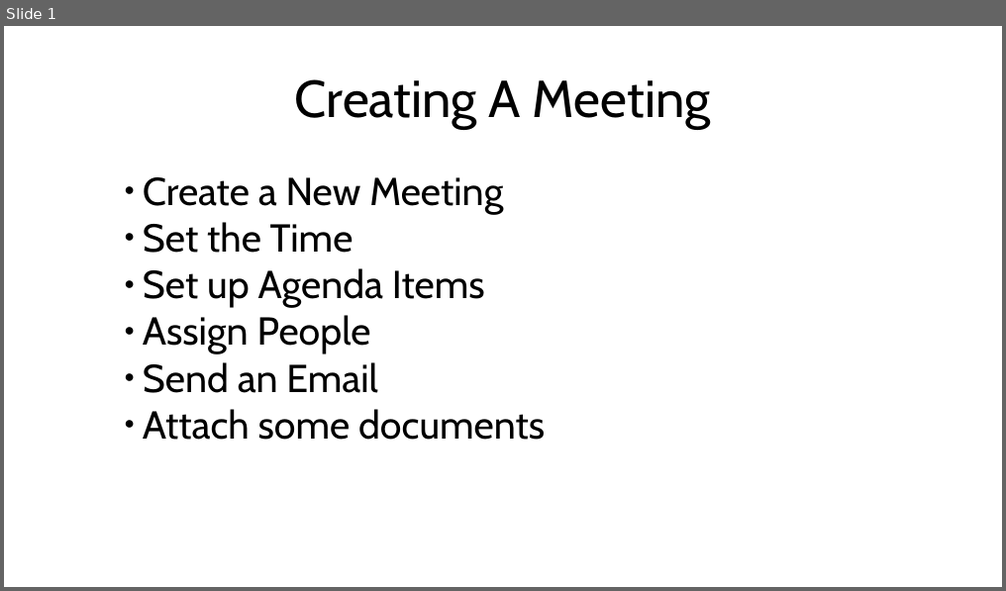
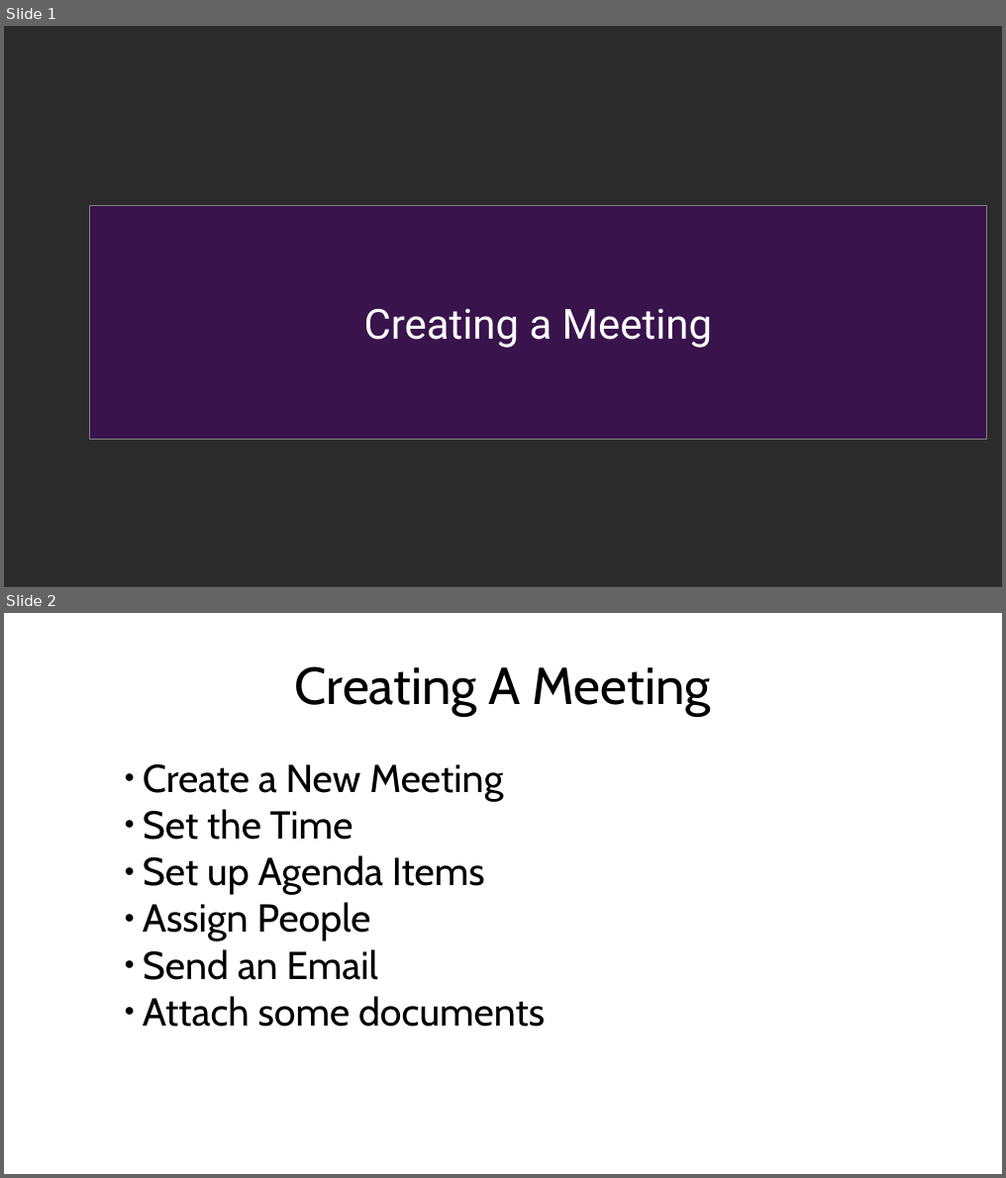
Before and after one commit to agilepro/cognoscenti, a slide deck: documentation/VideoPresentations.odp. Shown one above the other, each under a label of ours: slide 1 before the commit, slides 1 and 2 after it. The pictures are 1006x591 and 1006x1178 pixels, drawn with LibreOffice and Linux fonts; fonts in the diff are those of the drawing; background and template pictures are left out; a plain dark background stands for a picture behind light text. Boxes give left, top, right and bottom in pixels: in the first picture for what was removed or moved away, otherwise in the second. Text is boxed around its words. In the diff, an @@ line names an element or a change of style, - is before the commit and + after.

```diff
--- a/documentation/VideoPresentations.odp
+++ b/documentation/VideoPresentations.odp
@@ slide 1 added at [4,26,1002,587], background picture (left out) @@
@@ rectangle added at [90,205,986,439], fill #39134C, outline #808080 0 pt @@
@@ title added at [364,309,712,348], 38.3 pt, text #FFFFFF @@
+Creating a Meeting
@@ what was slide 1 is now slide 2 @@
```
Also in this commit, not shown: 23 other slides added, 2 other files.
